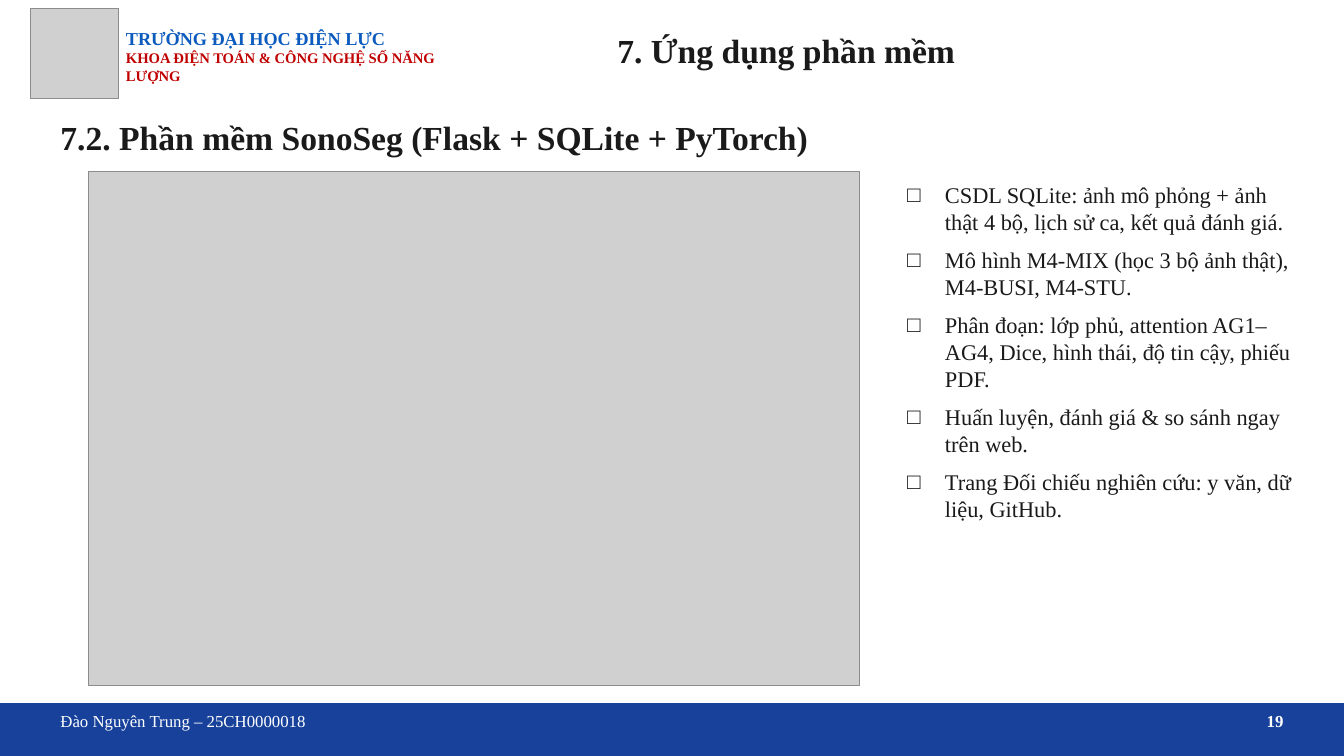
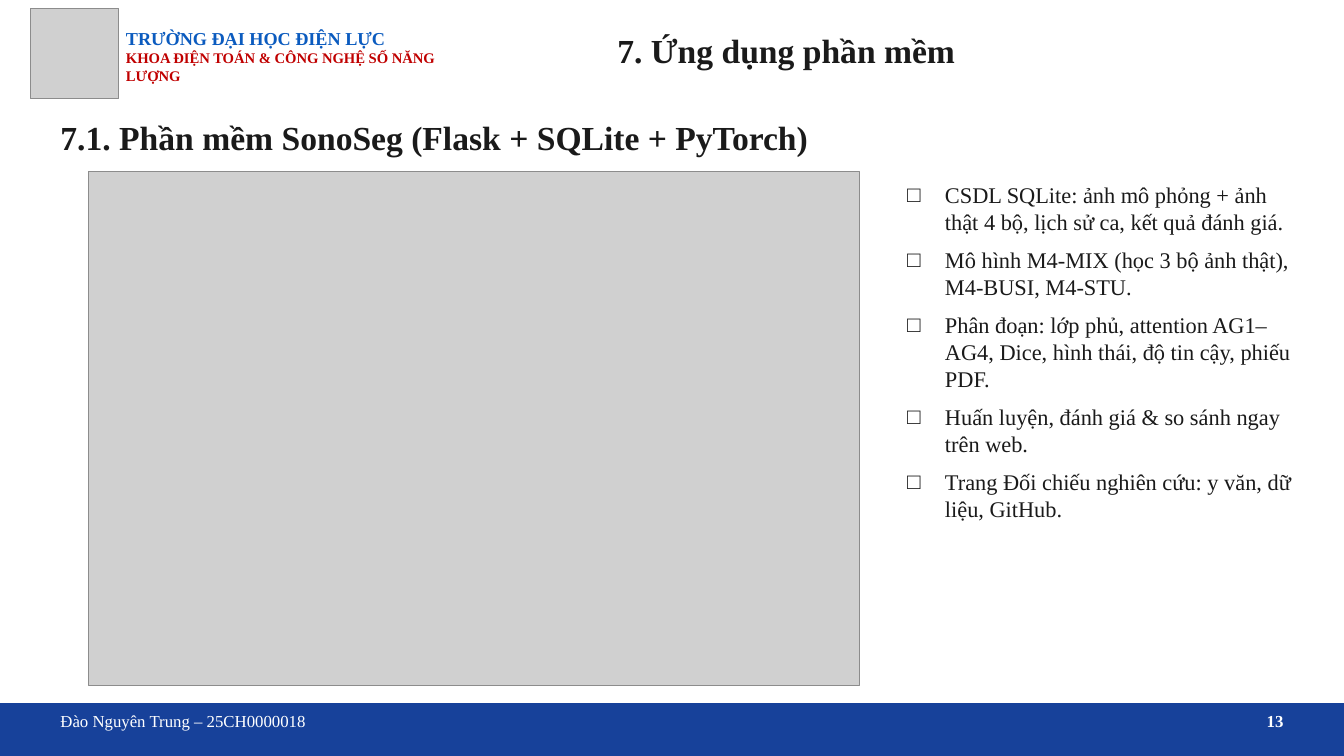
Before and after one commit to trungnguyen107/Medical-image-segmentation-breast-ultrasound-unet-attention, a slide deck: slide 13 of docs/Slide_bao_cao_DATN_U-Net_Attention.pptx (slide 19 before the commit). Drawn at 1344x756 pixels with LibreOffice and Linux fonts; fonts in the diff are those of the drawing; grey boxes stand for pictures; background and template pictures are left out. Boxes give left, top, right and bottom in pixels: in the first picture for what was removed or moved away, otherwise in the second. Text is boxed around its words. In the diff, an @@ line names an element or a change of style, - is before the commit and + after.

```diff
--- a/docs/Slide_bao_cao_DATN_U-Net_Attention.pptx
+++ b/docs/Slide_bao_cao_DATN_U-Net_Attention.pptx
@@ text at (x1=60, y1=125, x2=808, y2=156): text changed @@
-7.2. Phần mềm SonoSeg (Flask + SQLite + PyTorch)
+7.1. Phần mềm SonoSeg (Flask + SQLite + PyTorch)
@@ text at (x1=1267, y1=716, x2=1284, y2=727): text changed @@
-19
+13
```
Also in this commit, not shown: 12 other slides changed, 6 slides removed, 4 other files.
